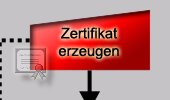
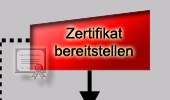
Before/after of a 170x100 layered artwork. What changed in the layer stack:
renamed "Zertifikat erzeugen" to "Zertifikat bereitstellen", painted on it over [55, 27, 133, 60]
